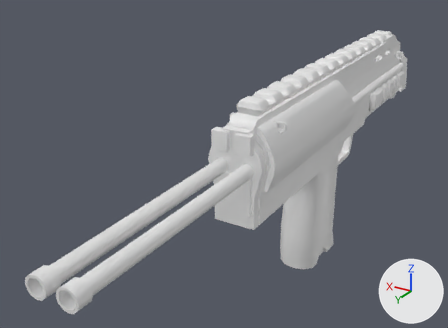
Renders of the FBX model Assets/6v6Shooter/Meshes/Weapons/Primary Weapons/SM/[Submachine gun] VEL-Ironclad 308/[Sub machine gun] VEL-Ironclad 308.fbx from each side of a commit.
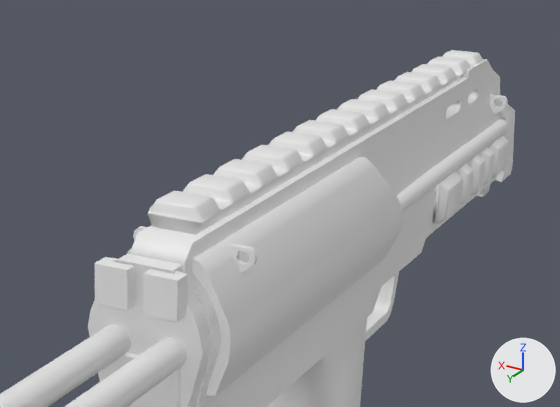
Each version is shown whole from a 50 mm camera at (-0.195, 0.475, 0.26) aimed at (0.053, 0.062, 0.054), then close up on the part from 37% to 96% of the width and 2% to 60% of the height. The axes (+X, +Y, +Z) are drawn at lower right. The lights are the same throughout. Materials are left out; every surface is plain grey. Where no turn or scale is listed for an object, it has been applied to the vertices.

The first close-up shows 'Base - VEL-Ironclad 308'.
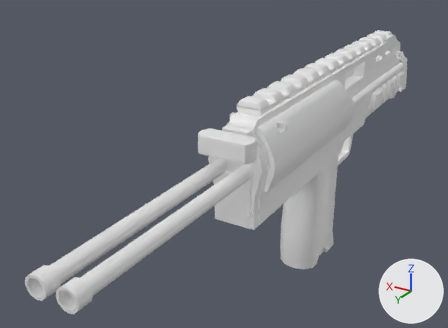
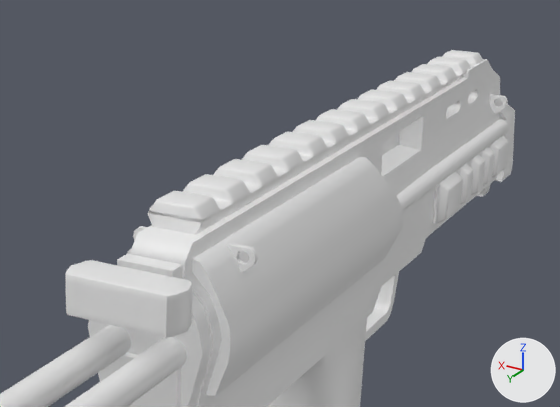
Diff of the bpy script that builds the scene:
```diff
--- a/Assets/6v6Shooter/Meshes/Weapons/Primary Weapons/SM/[Submachine gun] VEL-Ironclad 308/[Sub machine gun] VEL-Ironclad 308.fbx.py
+++ b/Assets/6v6Shooter/Meshes/Weapons/Primary Weapons/SM/[Submachine gun] VEL-Ironclad 308/[Sub machine gun] VEL-Ironclad 308.fbx.py
@@ me_00_shotgunbase_001 @@
 # used by ob_base___vel_ironclad_308; location = (0.0, 0.0, 0.0)
-me_00_shotgunbase_001.from_pydata(...)  # 3415 vertices, 3673 faces; spans x -0.024..0.024, y -0.235..0.307, z -0.049..0.132
+me_00_shotgunbase_001.from_pydata(...)  # 3459 vertices, 3709 faces; spans x -0.024..0.024, y -0.235..0.307, z -0.049..0.132
+# me_00_shotgunbase_001 part 1: a new loose piece of 152 vertices spanning x -0.021..0.021, y 0.002..0.154, z 0.103..0.117
+# me_00_shotgunbase_001 part 2: the loose piece of 56 vertices spanning x -0.015..-0.003, y 0.135..0.142, z 0.103..0.117 is deleted
+# me_00_shotgunbase_001 part 3: the loose piece of 56 vertices spanning x 0.003..0.015, y 0.135..0.142, z 0.103..0.117 is deleted
+# me_00_shotgunbase_001 part 4
+# 2 vertices are removed from x -0.01, y -0.094..-0.043, z 0.113
+# 6 faces are deleted
+# 6 vertices are added at (-0.01, -0.094, 0.117), (-0.01, -0.043, 0.117), (0.001, -0.042, 0.103), (0.001, -0.043, 0.111), (0.001, -0.094, 0.103), (0.001, -0.094, 0.111)
+# 10 new faces join them
```

Boxes (x1, y1, x2, y2) around the edits, measured in the close-ups (560 x 407 px):
part 1 of me_00_shotgunbase_001, added: after (65, 260, 193, 338)
part 2 of me_00_shotgunbase_001, deleted: before (143, 269, 188, 322)
part 3 of me_00_shotgunbase_001, deleted: before (94, 257, 135, 311)
part 4 of me_00_shotgunbase_001, built on: (192, 101, 430, 259) in both
